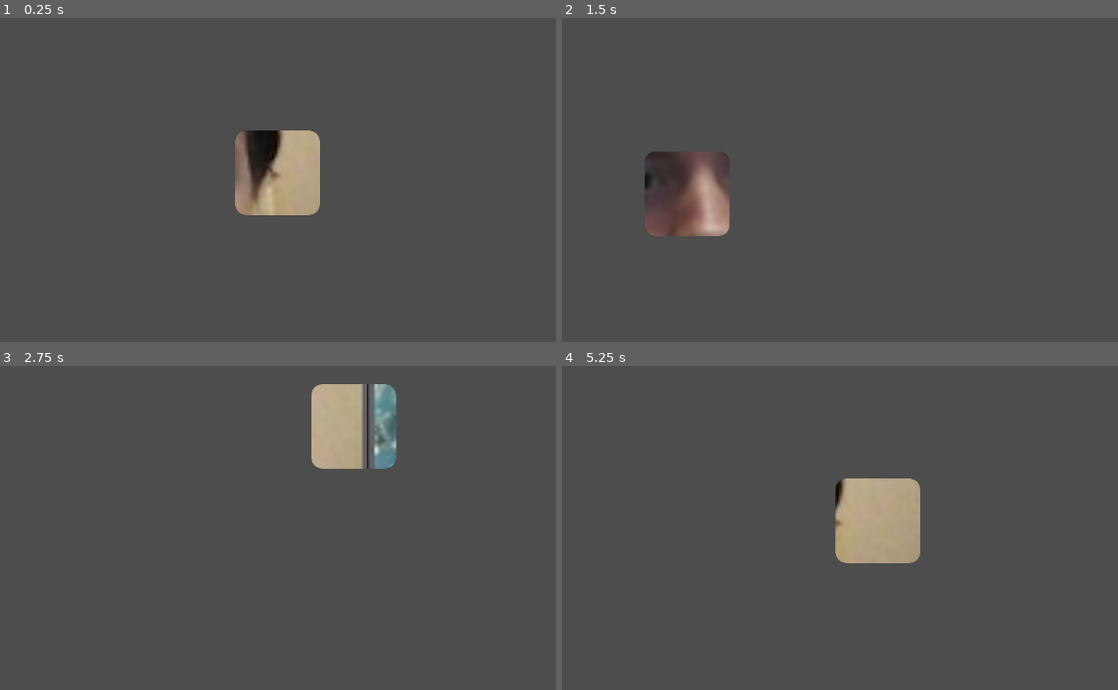
Above: before the commit, frames 1-4 (two rows, left to right).
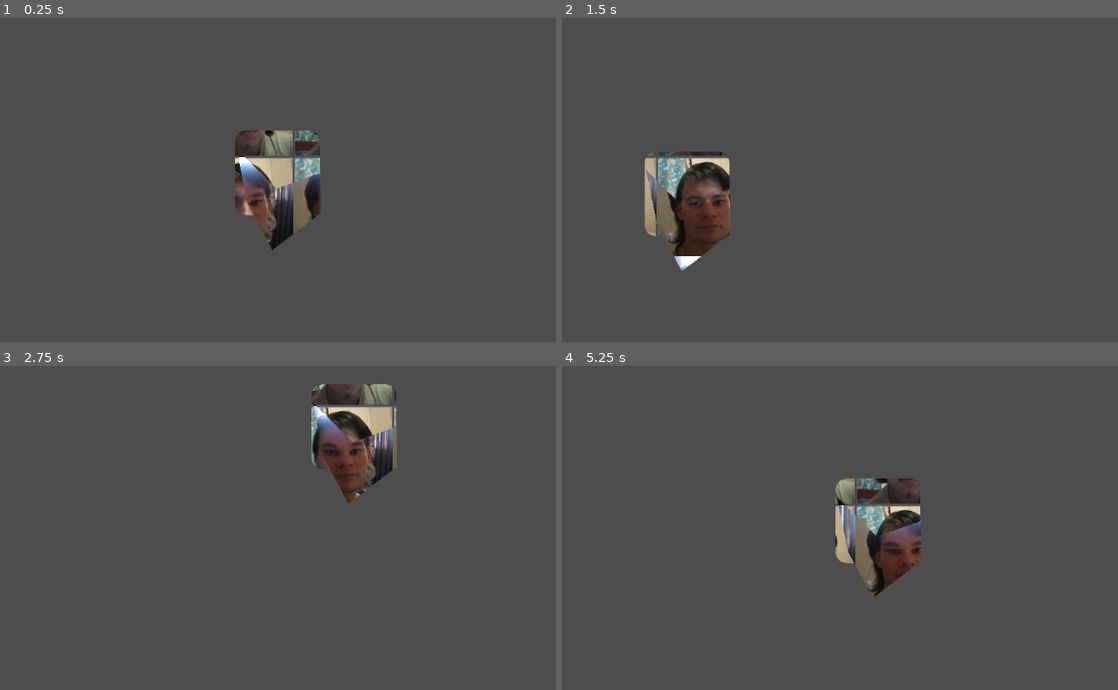
Above: after the commit, the same moments.

Repository: Cuckhands/pong-shaders
Game: Godot game, scene res://scenes/unmoving_plaid.tscn
Two runs of this game, one before a commit and one after it. Both use one fixed random seed, a clock stepped at 60 frames per second and the inputs below. The project has no main scene, so this scene is started directly. The engine's default icon, where the game draws it, is replaced by a stand-in: a white triangle on a blue panel in a dark square.
Inputs (mouse positions are in pixels of both pictures, inside the frame that each line leads up to):
- Up to frame 1 (0.25 s): no input
- Up to frame 2 (1.5 s): tap Enter at 0.5 s; move the mouse to (1006, 150) at 0.52 s; tap Space at 1.25 s; move the mouse to (684, 192) at 1.27 s
- Up to frame 3 (2.75 s): tap Enter at 2 s; move the mouse to (355, 427) at 2.02 s
- Up to frame 4 (5.25 s): tap Space at 2.75, 4.25 s; move the mouse to (801, 605) at 2.77 s; tap Enter at 3.5 s; move the mouse to (1067, 586) at 3.52 s; move the mouse to (612, 456) at 4.27 s; move the mouse to (878, 521) at 5.02 s

The runs differ from the first frame. In frame 1, 4.1% of the frame differs, in the area x 42-58%, y 34-72%; in frame 2, 4.3%; in frame 3, 4.3%, in the area x 56-72%, y 5-43%; in frame 4, 4.3%.

Commit message:
Add documentation to unmoving plaid

Diff:
--- a/scenes/unmoving_plaid.tscn
+++ b/scenes/unmoving_plaid.tscn
@@ -4,12 +4,21 @@
 [ext_resource type="Shader" uid="uid://bs5p5f02ke0hv" path="res://shaders/unmoving_plaid.gdshader" id="2_snrh7"]
 [ext_resource type="Texture2D" uid="uid://co5h537ul2jc2" path="res://sprites/Norman_Bulb.PNG" id="3_46c38"]
 [ext_resource type="Texture2D" uid="uid://s8014gxv15q7" path="res://sprites/icon.svg" id="3_y17ke"]
+[ext_resource type="Texture2D" uid="uid://y0lohr3o3731" path="res://sprites/fake.jpg" id="5_snrh7"]
 
 [sub_resource type="ShaderMaterial" id="ShaderMaterial_qfer5"]
 shader = ExtResource("2_snrh7")
 shader_parameter/background_texture = ExtResource("3_46c38")
-shader_parameter/texture_size = Vector2(256, 256)
+shader_parameter/texture_size = Vector2(150, 150)
 shader_parameter/tile_scale = 1.0
+shader_parameter/offset = Vector2(0, 0)
+
+[sub_resource type="ShaderMaterial" id="ShaderMaterial_y17ke"]
+shader = ExtResource("2_snrh7")
+shader_parameter/background_texture = ExtResource("5_snrh7")
+shader_parameter/texture_size = Vector2(0, 0)
+shader_parameter/tile_scale = 1.0
+shader_parameter/offset = Vector2(25, 25)
 
 [node name="UnmovingPlaid" type="Node2D" unique_id=1604620994]
 
@@ -18,4 +27,10 @@
 texture = ExtResource("3_y17ke")
 script = ExtResource("1_y17ke")
 
+[node name="Polygon2D" type="Polygon2D" parent="." unique_id=141233917]
+material = SubResource("ShaderMaterial_y17ke")
+polygon = PackedVector2Array(-1.5, 24, -62, -36, -45, 47, -8, 117, 65, 61, 65.5, 0)
+uv = PackedVector2Array(-1.5, 24, -62.5, 2, -82.5, 125, 26.5, 103, 65.5, 0)
+script = ExtResource("1_y17ke")
+
 [node name="Camera2D" type="Camera2D" parent="." unique_id=271812302]
--- a/scripts/cursor_follow.gd
+++ b/scripts/cursor_follow.gd
@@ -2,11 +2,14 @@
 
 # Called when the node enters the scene tree for the first time.
 func _ready():
+	# Assign the shader texture its size if not already defined
 	if material is ShaderMaterial:
 		material = material.duplicate()
 		var bg_tex = material.get_shader_parameter("background_texture")
 		if bg_tex:
-			material.set_shader_parameter("texture_size", bg_tex.get_size())
+			var tx_size = material.get_shader_parameter("texture_size")
+			if tx_size == Vector2(0,0):
+				material.set_shader_parameter("texture_size", bg_tex.get_size())
 
 # Called every frame. 'delta' is the elapsed time since the previous frame.
 func _process(_delta: float) -> void:
--- a/shaders/unmoving_plaid.gdshader
+++ b/shaders/unmoving_plaid.gdshader
@@ -1,17 +1,41 @@
 shader_type canvas_item;
 
+/**
+ * This texture will be used for the background of the [b]Sprite2D[/b] or [b]Polygon2D[/b].
+ * It should appear broken in the editor until you assign a [b]Texture Size[/b].
+ */
 uniform sampler2D background_texture;
-uniform vec2 texture_size = vec2(256.0);
+/**
+ * This vec2 will be used to size the assigned [b]Background Texture[/b].
+ * Manual assignment of size is recommended, but it [i]is[/i] possible to do so at initialization.
+ * The GDScript may look something like this:
+ *[code]# Assign the shader texture its size if not already defined
+if material is ShaderMaterial:
+	material = material.duplicate()
+	var bg_tex = material.get_shader_parameter("background_texture")
+	if bg_tex:
+		var tx_size = material.get_shader_parameter("texture_size")
+		if tx_size == Vector2(0,0):
+			material.set_shader_parameter("texture_size", bg_tex.get_size())
+ * [/code]
+ */
+uniform vec2 texture_size;
+/**
+ * This float will be used to scale the assigned [b]Background Texture[/b]'s tile size.
+ * Increasing this value makes the texture larger while decreasing shrinks it.
+ */
 uniform float tile_scale = 1.0;
+uniform vec2 offset;
 
 void fragment() {
 	// Get absolute screen pixel coordinate
-	vec2 screen_pixel = SCREEN_UV * (1.0 / SCREEN_PIXEL_SIZE);
+	vec2 screen_pixel = SCREEN_UV / SCREEN_PIXEL_SIZE;
 
-	// Tile the background
-	vec2 bg_uv = screen_pixel / texture_size * tile_scale;
+	// Tile the background with respect to the screen size
+	vec2 bg_uv = (screen_pixel / texture_size) * tile_scale;
 	bg_uv = fract(bg_uv);
 
+	// Apply the texture and mask out the alpha channel
 	vec4 bg_color = texture(background_texture, bg_uv);
 	float mask = texture(TEXTURE, UV).a;
 	COLOR = mix(vec4(0.0), bg_color, mask);
